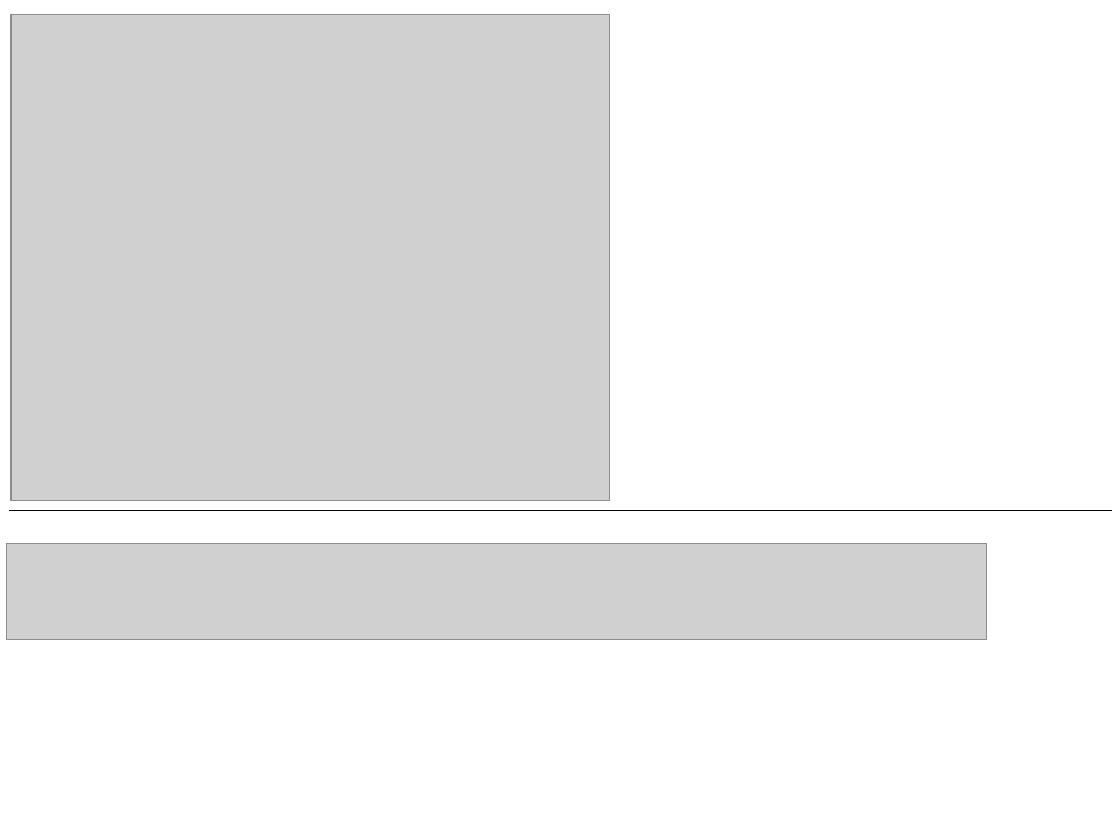
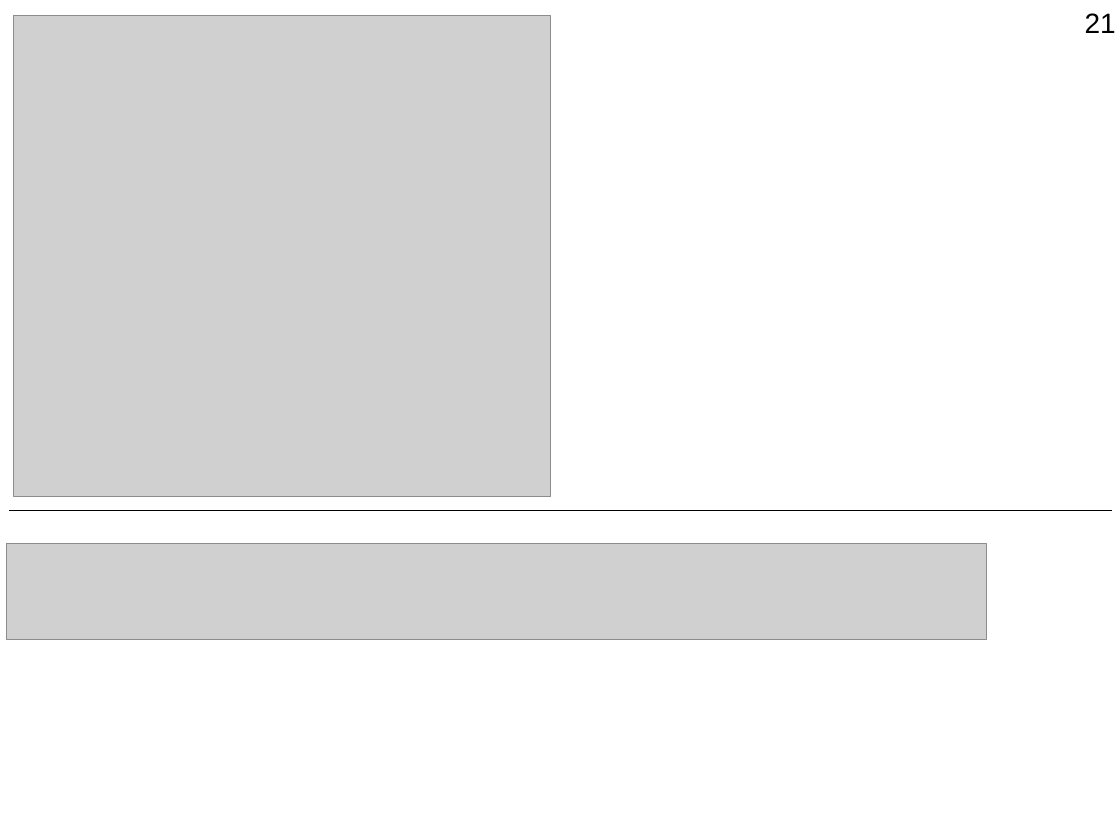
Before and after one commit to Jenyay/modelling, a slide deck: slide 21 of python language/presentations/07. Basic data structures. Dictionaries.odp. Drawn at 1120x840 pixels with LibreOffice and Linux fonts; fonts in the diff are those of the drawing; grey boxes stand for pictures. Boxes give left, top, right and bottom in pixels: in the first picture for what was removed or moved away, otherwise in the second. Text is boxed around its words. In the diff, an @@ line names an element or a change of style, - is before the commit and + after.

```diff
--- a/python language/presentations/07. Basic data structures. Dictionaries.odp
+++ b/python language/presentations/07. Basic data structures. Dictionaries.odp
@@ picture: place and size @@
-picture at bbox=[11, 15, 609, 501]
+picture at bbox=[13, 16, 550, 496]
@@ page number added at bbox=[1085, 13, 1116, 33], 18 pt, text #000000 @@
+21
```
Also in this commit, not shown: 36 other slides changed, 4 slides added, 4 slides removed, 5 other files.
